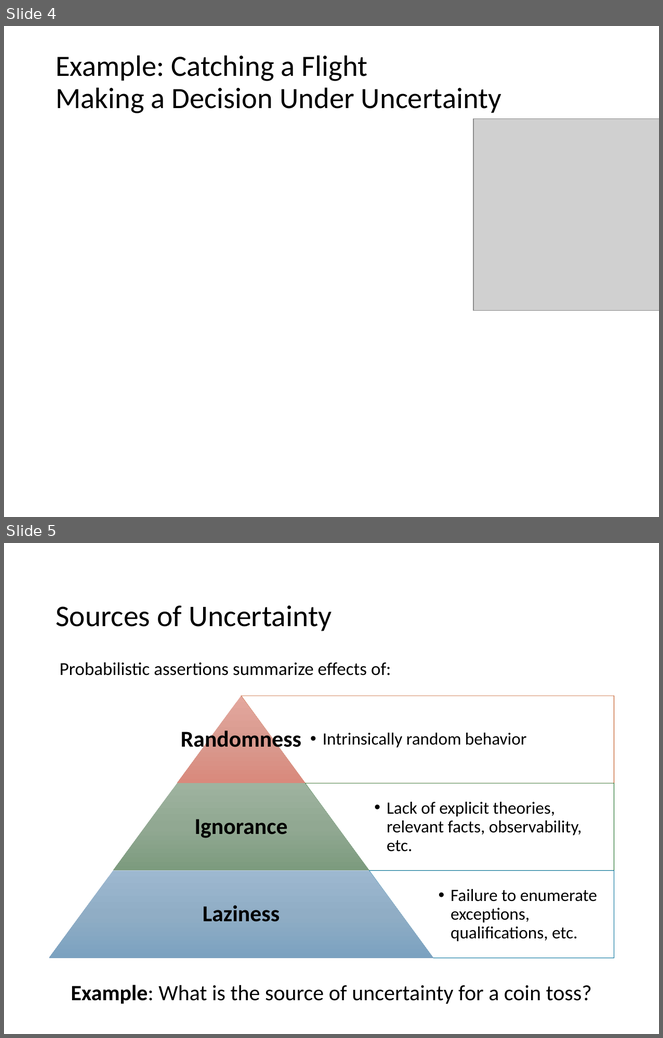
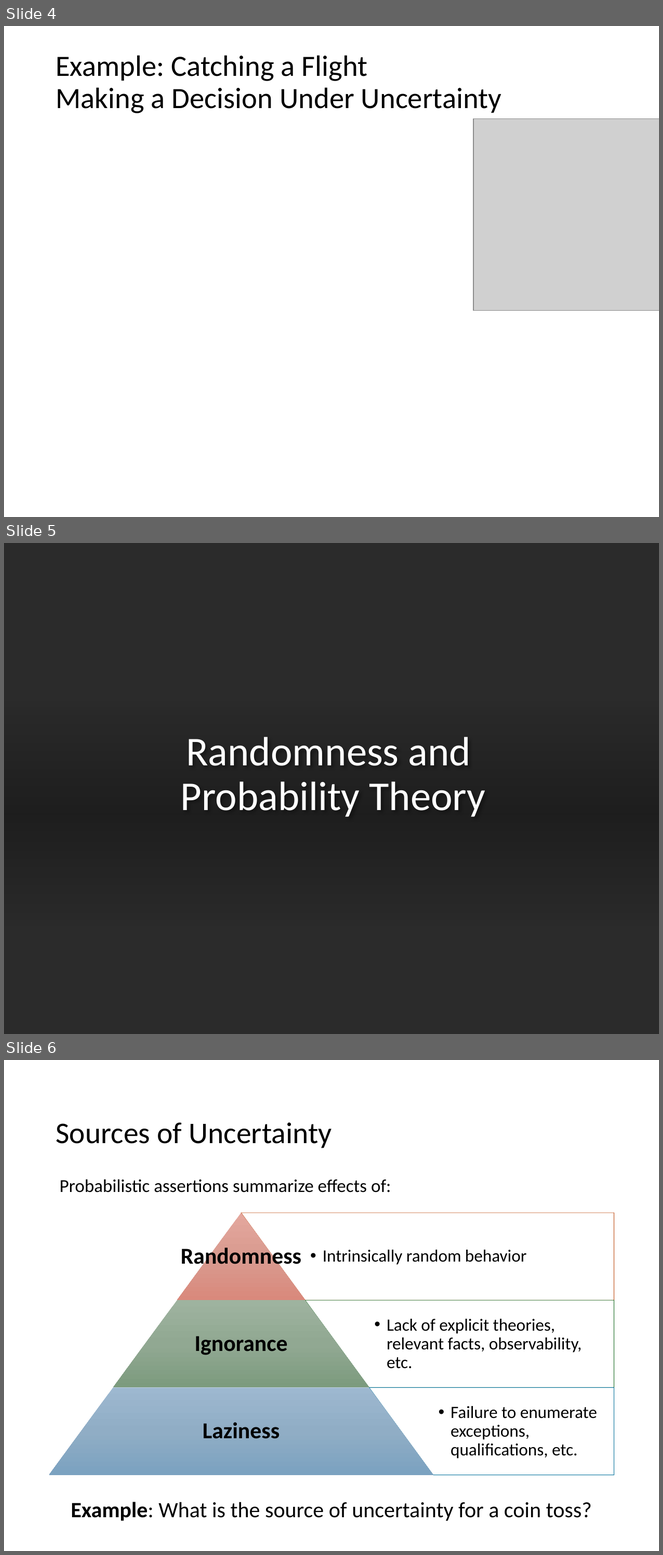
Before and after one commit to mhahsler/CS7320-AI, a slide deck: slides/12_uncertainty.pptx. Shown one above the other, each under a label of ours: slides 4 and 5 before the commit, slides 4, 5 and 6 after it. The pictures are 663x1038 and 663x1555 pixels, drawn with LibreOffice and Linux fonts; fonts in the diff are those of the drawing; grey boxes stand for pictures; background and template pictures are left out; a plain dark background stands for a picture behind light text. Boxes give left, top, right and bottom in pixels: in the first picture for what was removed or moved away, otherwise in the second. Text is boxed around its words. In the diff, an @@ line names an element or a change of style, - is before the commit and + after.

```diff
--- a/slides/12_uncertainty.pptx
+++ b/slides/12_uncertainty.pptx
@@ slide 5 added at box(4, 543, 659, 1034), background picture (left out) @@
@@ rectangle added at box(4, 543, 659, 1034), fill #FFFFFF @@
@@ rectangle added at box(4, 701, 659, 928), fill gradient #000000 @@
@@ title added at box(181, 737, 486, 817), 45 pt, text #FFFFFF @@
+Randomness and
+Probability Theory
@@ what was slide 5 is now slide 6 @@
```
Also in this commit, not shown: 2 slides changed, 1 other slide added, 6 other files.
